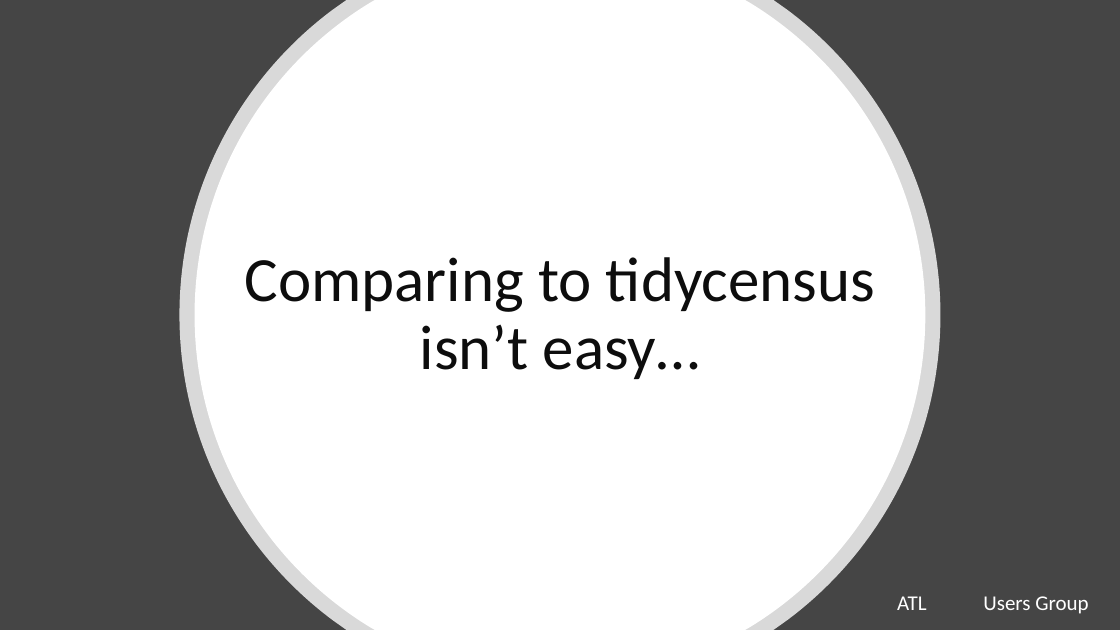
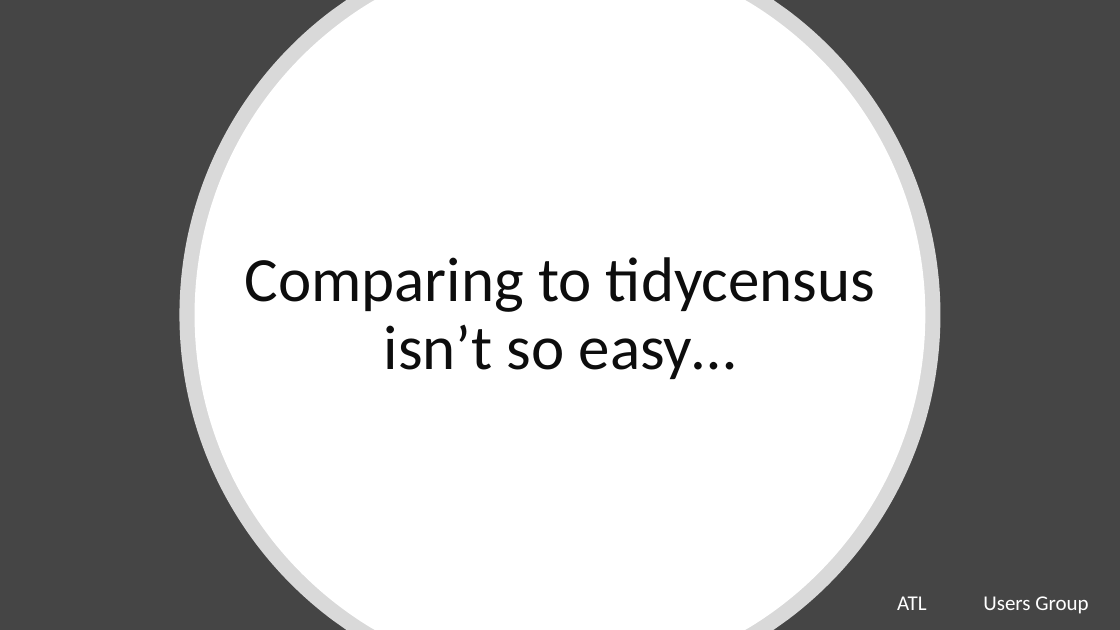
Before and after one commit to lgreski/tidycensus-vs-flatfiles, a slide deck: slide 11 of presentations/tidycensusVsFlatfiles.pptx. Drawn at 1120x630 pixels with LibreOffice and Linux fonts; fonts in the diff are those of the drawing; background and template pictures are left out. Boxes give left, top, right and bottom in pixels: in the first picture for what was removed or moved away, otherwise in the second. Text is boxed around its words. In the diff, an @@ line names an element or a change of style, - is before the commit and + after.

Commit message:
Add presentation content through comparing summarised files

```diff
--- a/presentations/tidycensusVsFlatfiles.pptx
+++ b/presentations/tidycensusVsFlatfiles.pptx
@@ title at box(244, 257, 875, 379): text changed @@
-Comparing to tidycensus isn’t easy…
+Comparing to tidycensus isn’t so easy…
```
Also in this commit, not shown: 1 other slide changed, 6 slides added.
